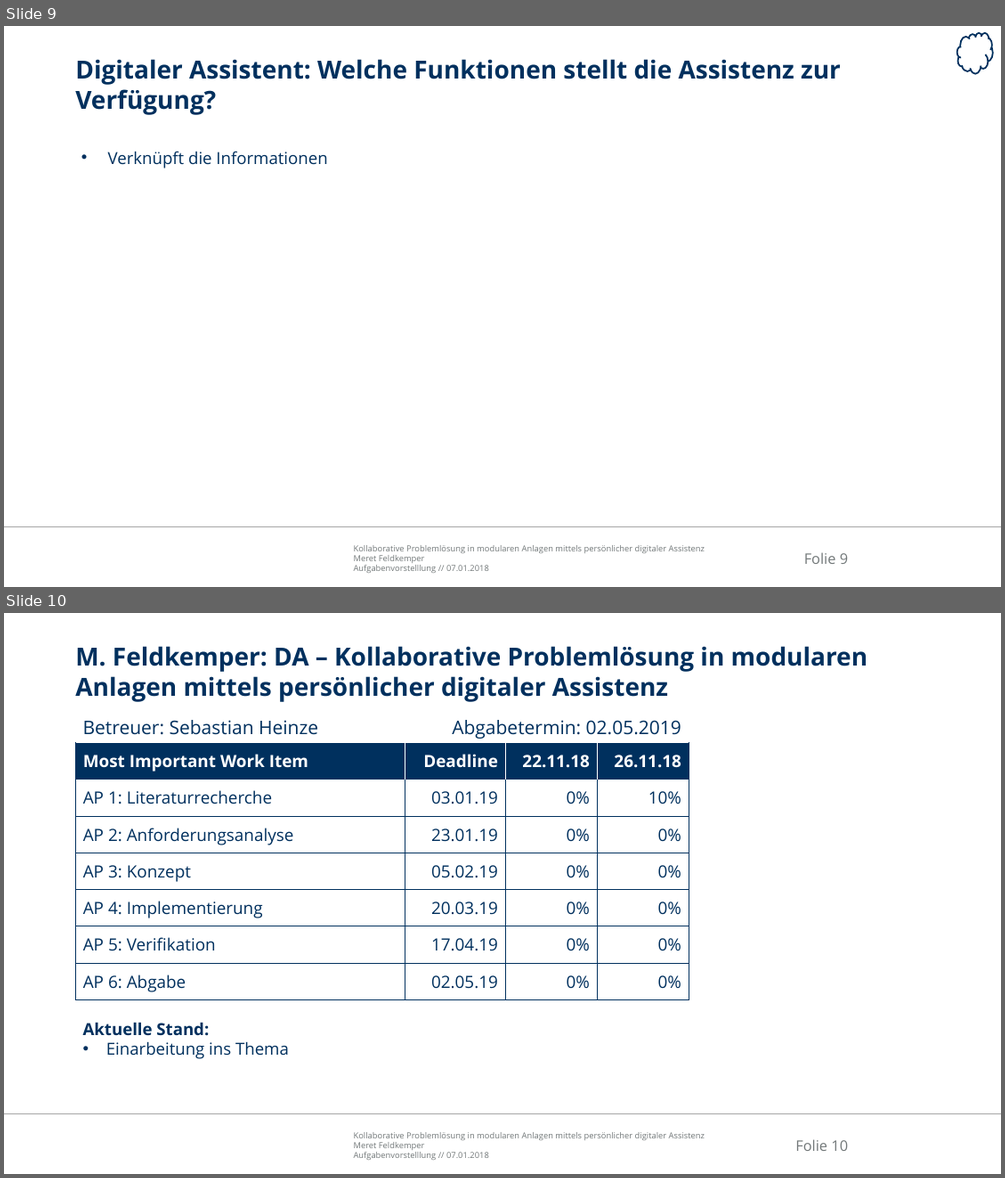
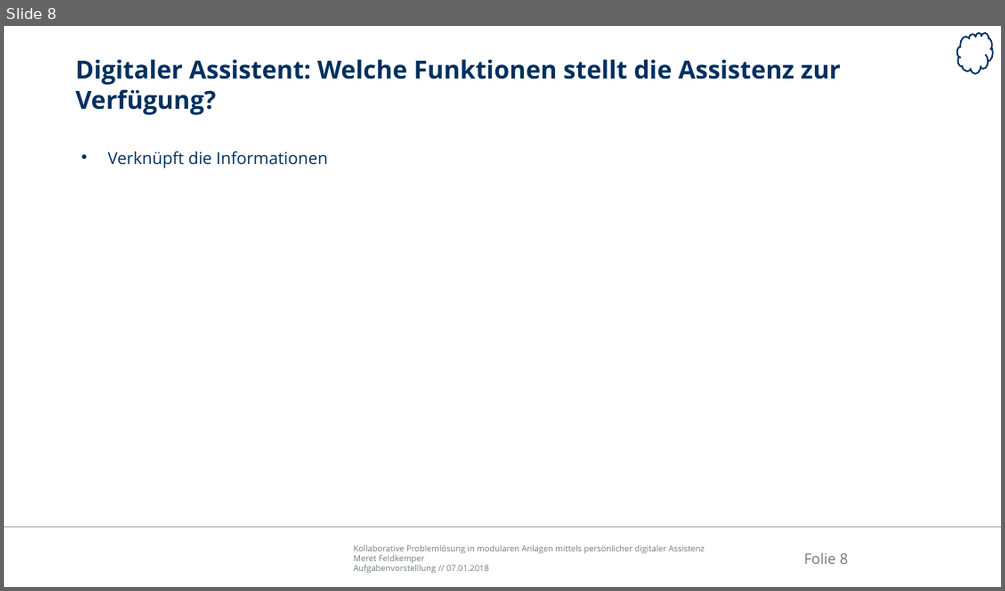
Before and after one commit to Ral3007/Diplomarbeit, a slide deck: Dokumente/Präsentationen/2019-01-07_DA_Feldkemper_Aufgabenvorstellung.pptx. Shown one above the other, each under a label of ours: slides 9 and 10 before the commit, slide 8 after it. The pictures are 1005x1178 and 1005x591 pixels, drawn with LibreOffice and Linux fonts; fonts in the diff are those of the drawing; background and template pictures are left out. Boxes give left, top, right and bottom in pixels: in the first picture for what was removed or moved away, otherwise in the second. Text is boxed around its words. In the diff, an @@ line names an element or a change of style, - is before the commit and + after.

```diff
--- a/Dokumente/Präsentationen/2019-01-07_DA_Feldkemper_Aufgabenvorstellung.pptx
+++ b/Dokumente/Präsentationen/2019-01-07_DA_Feldkemper_Aufgabenvorstellung.pptx
@@ slide 10 removed at bbox=[4, 613, 1001, 1174], background #FFFFFF; not listed: 3 template elements that a slide beside it also shows @@
@@ title removed at bbox=[75, 646, 867, 702] @@
-M. Feldkemper: DA – Kollaborative Problemlösung in modularen Anlagen mittels persönlicher digitaler Assistenz
@@ table removed at bbox=[76, 742, 689, 999], 7 rows, 4 columns @@
-Most Important Work Item | Deadline | 22.11.18 | 26.11.18
-AP 1: Literaturrecherche | 03.01.19 | 0% | 10%
-AP 2: Anforderungsanalyse | 23.01.19 | 0% | 0%
-AP 3: Konzept | 05.02.19 | 0% | 0%
-AP 4: Implementierung | 20.03.19 | 0% | 0%
-AP 5: Verifikation | 17.04.19 | 0% | 0%
-AP 6: Abgabe | 02.05.19 | 0% | 0%
@@ text removed at bbox=[83, 720, 318, 735] @@
-Betreuer: Sebastian Heinze
@@ text removed at bbox=[452, 720, 681, 738] @@
-Abgabetermin: 02.05.2019
@@ text removed at bbox=[83, 1022, 289, 1059] @@
-Aktuelle Stand:
-• Einarbeitung ins Thema
@@ what was slide 9 is now slide 8 @@
@@ page number at bbox=[804, 552, 848, 564]: text changed @@
-Folie 9
+Folie 8
```
Also in this commit, not shown: 5 slides changed, 2 slides added, 1 other slide removed, 24 other files.
